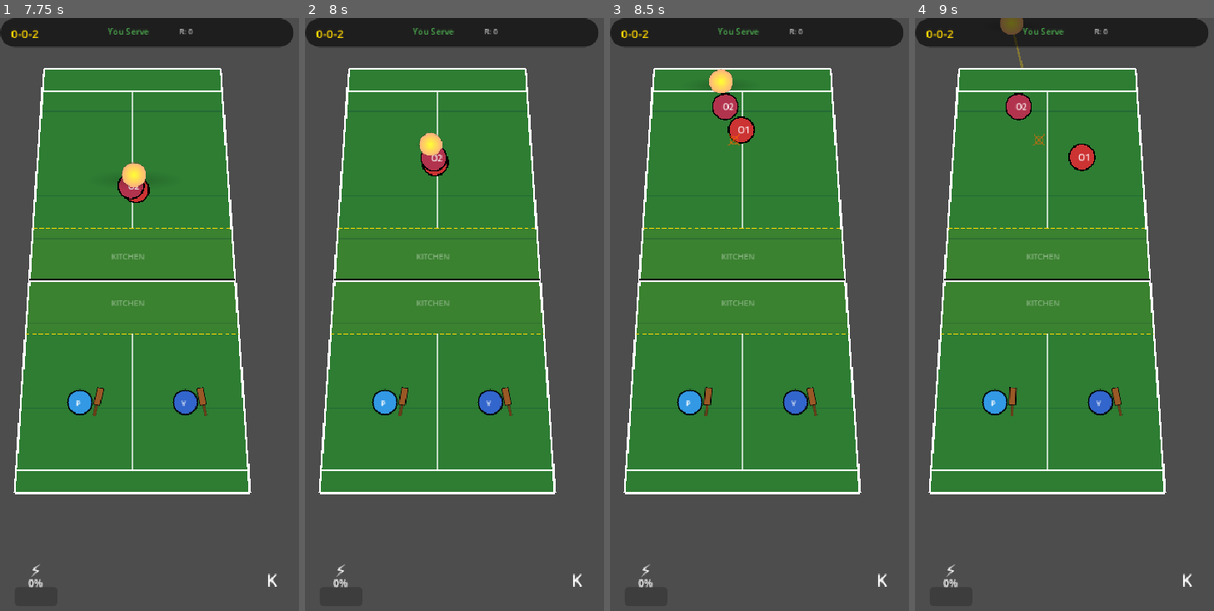
Above: before the commit, frames 1-4 (left to right).
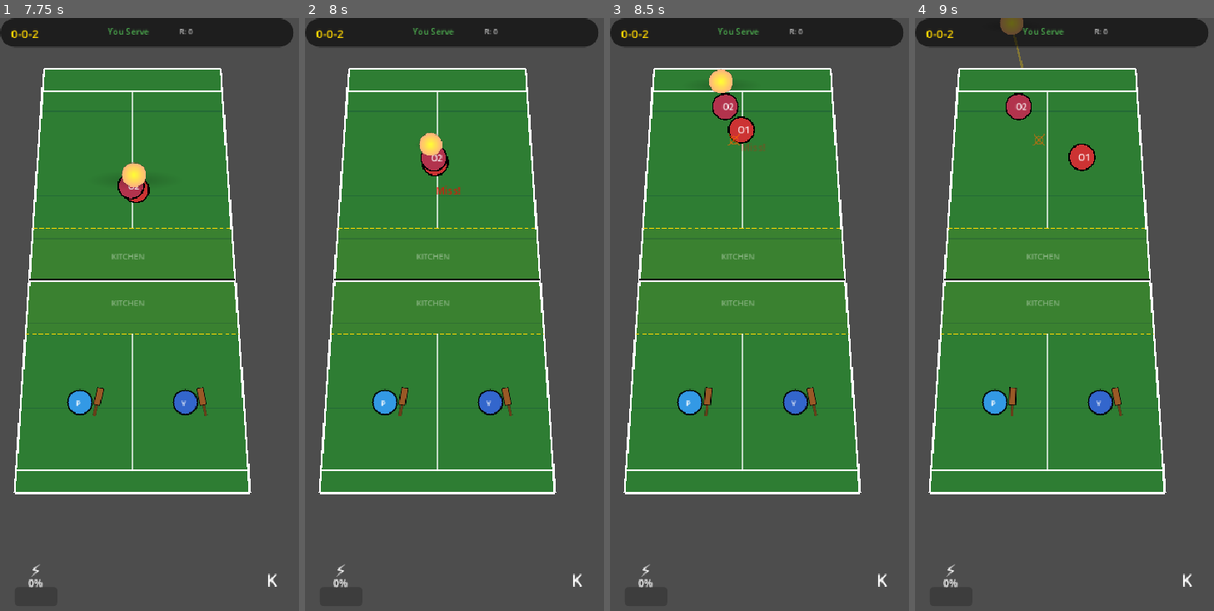
Above: after the commit, the same moments.

Repository: PranavMall/pickle-mvp-mobile
Game: Godot game, scene res://scenes/main/Main.tscn
Two runs of this game, one before a commit and one after it. Both use one fixed random seed, a clock stepped at 60 frames per second and the inputs below.
Inputs (mouse positions are in pixels of both pictures, inside the frame that each line leads up to):
- Up to frame 1 (7.75 s): click "K" at 0.5 s; click "0%" at 1.25 s; click "K" at 2 s; click "0%" at 2.75 s; click "K" at 3.5 s; click "0%" at 4.25 s; tap Enter at 5 s; move the mouse to (221, 320) at 5.02 s; click (221, 320) at 5.17 s; tap Space at 5.75 s; drag from (92, 385) to (32, 136) at 5.77 s; move the mouse to (185, 201) at 6.52 s; click (185, 201) at 6.67 s; drag from (137, 486) to (44, 344) at 7.27 s
- Up to frame 2 (8 s): no input
- Up to frame 3 (8.5 s): move the mouse to (855, 450) at 8.02 s; click (855, 450) at 8.17 s
- Up to frame 4 (9 s): drag from (977, 249) to (947, 136) at 8.77 s

Frame 1 is identical in both runs. In frame 2, less than 0.1% of the frame differs, in the area x 44-53%, y 28-30%; in frame 3, less than 0.1%; in frame 4, nothing differs.

Commit message:
Fix for Partner and player along with paddle for Day 4

Diff:
--- a/Desktop/Pickleball_MVP/ver5/pickleballmobile/SwipeDetector.gd
+++ b/Desktop/Pickleball_MVP/ver5/pickleballmobile/SwipeDetector.gd
@@ -144,8 +144,8 @@
 		print("can_swipe: Missing references")
 		return false
 
-	# Get player reference
-	var player = main.get_node_or_null("Player")
+	# ALWAYS allow swipe during gameplay for testing
+	# We'll let the hit detection determine if it actually hits
 
 	# 1. Is it a serve situation?
 	if main.game_state.waiting_for_serve:
@@ -156,13 +156,12 @@
 			print("can_swipe: Waiting for partner/opponent serve")
 			return false
 
-	# 2. During rally, check if player can hit
-	if main.game_state.ball_in_play and player:
-		# Check if player has can_hit metadata set
-		var can_hit = player.get_meta("can_hit", false)
-		return can_hit
-
-	print("can_swipe: No ball in play or no player")
+	# 2. During rally, ALWAYS allow swipe (hit detection will handle if it connects)
+	if main.game_state.ball_in_play:
+		print("can_swipe: Ball in play - swipe allowed")
+		return true
+
+	print("can_swipe: No ball in play")
 	return false
 
 func determine_shot_type(power: float, angle: float) -> String:
--- a/Desktop/Pickleball_MVP/ver5/pickleballmobile/scenes/main/Main.gd
+++ b/Desktop/Pickleball_MVP/ver5/pickleballmobile/scenes/main/Main.gd
@@ -707,35 +707,64 @@
 	if game_state.ball_in_play:
 		var ball = get_node_or_null("Ball")
 		if ball:
-			# Check both player and partner can hit
-			var player_screen_dist = player_node.global_position.distance_to(ball.global_position)
-			var partner_screen_dist = partner_node.global_position.distance_to(ball.global_position)
-
-			print("Player distance to ball: ", player_screen_dist)
-			print("Partner distance to ball: ", partner_screen_dist)
-			print("Player can_hit: ", player_data.can_hit)
-			print("Partner can_hit: ", partner_data.can_hit)
-
-			if player_data.can_hit or player_screen_dist < HIT_DISTANCE:
+			# Check if player or partner can hit
+			print("Checking hit - Player can_hit: ", player_data.can_hit, " Partner can_hit: ", partner_data.can_hit)
+
+			# Priority 1: Check if player can hit
+			if player_data.can_hit:
+				print("PLAYER HITTING BALL!")
 				ball.receive_hit(angle, power, shot_type)
 				player_data.last_hit_time = Time.get_ticks_msec()
-				player_data.can_hit = false  # Reset immediately
+				player_data.can_hit = false
+				game_state.consecutive_hits += 1
 				game_state.rally_count += 1
 				update_kitchen_pressure(3)
 				update_ui()
-				print("PLAYER HIT THE BALL!")
 				show_message("Hit!", player_data.court_x, player_data.court_y - 20, Color(0.2, 0.8, 0.2))
-			elif partner_data.can_hit or partner_screen_dist < HIT_DISTANCE:
+				return
+
+			# Priority 2: Check if partner can hit
+			if partner_data.can_hit:
+				print("PARTNER HITTING BALL!")
 				ball.receive_hit(angle, power, shot_type)
 				partner_data.last_hit_time = Time.get_ticks_msec()
-				partner_data.can_hit = false  # Reset immediately
+				partner_data.can_hit = false
+				game_state.consecutive_hits += 1
 				game_state.rally_count += 1
 				update_ui()
-				print("PARTNER HIT THE BALL!")
 				show_message("Partner!", partner_data.court_x, partner_data.court_y - 20, Color(0.2, 0.6, 0.9))
-			else:
-				print("TOO FAR FROM BALL! Player: ", player_screen_dist, " Partner: ", partner_screen_dist)
-				show_message("Miss!", ball.global_position.x, ball.global_position.y - 30, Color(1, 0, 0))
+				return
+
+			# Priority 3: Emergency fallback - check raw distance
+			var player_dist = player_node.global_position.distance_to(ball.global_position)
+			var partner_dist = partner_node.global_position.distance_to(ball.global_position)
+
+			print("Fallback check - Player dist: ", player_dist, " Partner dist: ", partner_dist)
+
+			if player_dist < HIT_DISTANCE:
+				print("FALLBACK: Player hitting (close enough)!")
+				ball.receive_hit(angle, power, shot_type)
+				player_data.last_hit_time = Time.get_ticks_msec()
+				game_state.consecutive_hits += 1
+				game_state.rally_count += 1
+				update_kitchen_pressure(3)
+				update_ui()
+				show_message("Hit!", player_data.court_x, player_data.court_y - 20, Color(0.2, 0.8, 0.2))
+				return
+			elif partner_dist < HIT_DISTANCE:
+				print("FALLBACK: Partner hitting (close enough)!")
+				ball.receive_hit(angle, power, shot_type)
+				partner_data.last_hit_time = Time.get_ticks_msec()
+				game_state.consecutive_hits += 1
+				game_state.rally_count += 1
+				update_ui()
+				show_message("Partner!", partner_data.court_x, partner_data.court_y - 20, Color(0.2, 0.6, 0.9))
+				return
+
+			print("MISS! Too far - Player: ", player_dist, " Partner: ", partner_dist)
+			show_message("Miss!", ball.global_position.x, ball.global_position.y - 30, Color(1, 0, 0))
+	else:
+		print("Ball not in play!")
 
 func player_serve_with_swipe(angle: float, power: float) -> void:
 	print("Player serving with swipe!")
